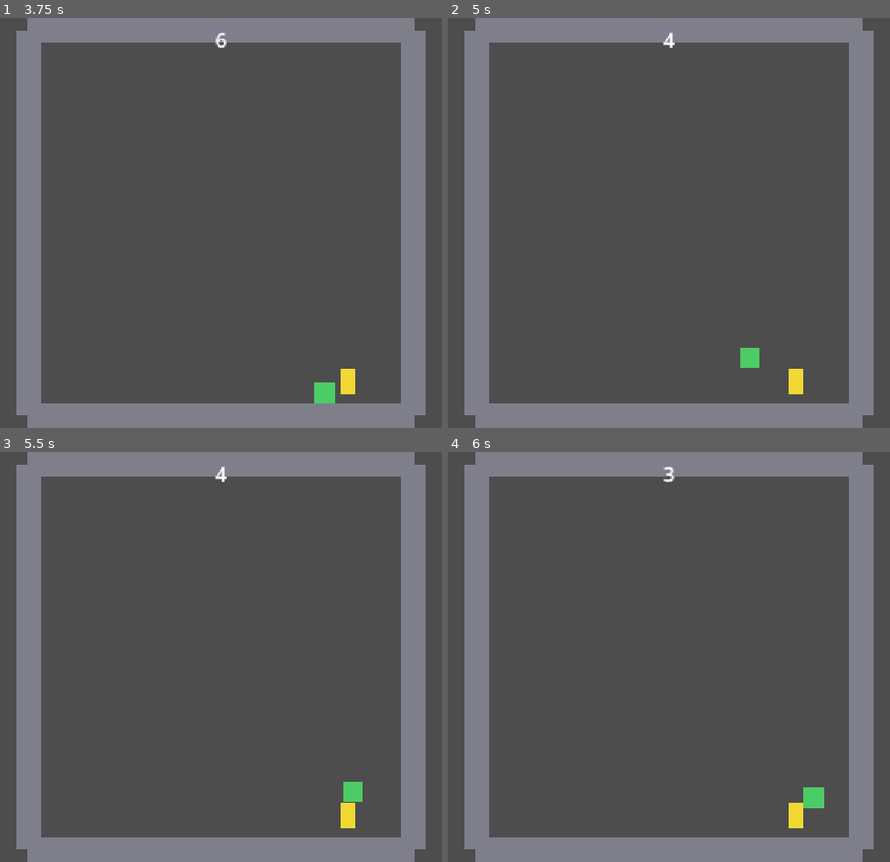
Above: before the commit, frames 1-4 (two rows, left to right).
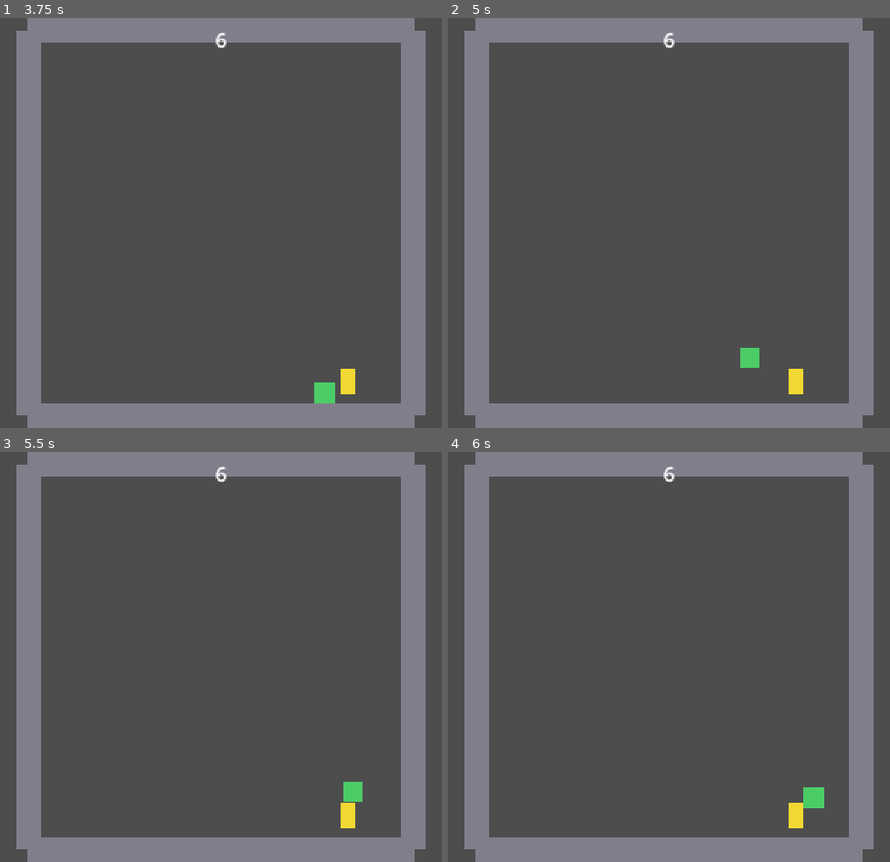
Above: after the commit, the same moments.

Repository: swan-eternal/clockwork
Game: Godot game, scene res://scenes/main.tscn
Two runs of this game, one before a commit and one after it. Both use one fixed random seed, a clock stepped at 60 frames per second and the inputs below.
Inputs:
- Up to frame 1 (3.75 s): tap Enter (ui_accept) at 0.5, 0.6, 0.77, 1.07, 1.35, 1.52, 1.82, 2.1, 2.85, 3.02, 3.32, 3.6 s; hold Right (ui_right) 0.53-2.03 s; hold Left (ui_left) 2.03-2.78 s; hold Right (ui_right) from 2.78 s (still down)
- Up to frame 2 (5 s): tap Enter (ui_accept) at 3.77, 4.07, 4.35, 4.52, 4.82 s; release Right (ui_right) at 4.28 s; hold Left (ui_left) from 4.28 s (still down)
- Up to frame 3 (5.5 s): release Left (ui_left) at 5.03 s; hold Right (ui_right) from 5.03 s (still down); tap Enter (ui_accept) at 5.1 s
- Up to frame 4 (6 s): release Right (ui_right) at 5.78 s; hold Left (ui_left) from 5.78 s (still down); tap Enter (ui_accept) at 5.85 s

Frame 1 is identical in both runs. In frame 2, less than 0.1% of the frame differs, in the area x 48-52%, y 3-8%; in frame 3, less than 0.1%; in frame 4, less than 0.1%.

Commit message:
Add level.gd orchestrator + clock pause for the win flow
level.gd sits on the Main node and catches Flag.player_won:
  1. Pauses the clock (halts rotation at the moment of victory).
  2. Awaits a fresh ui_accept press to acknowledge.
  3. Transitions to next_level_path via change_scene_to_file, or
     logs game-over if next_level_path is empty.

@export var next_level_path: String — set per-level on the
inherited scene (L1 -> L2, L2 -> L3, L3 -> '' for end).

clock_ui.gd gains a paused flag + pause()/resume() helpers. When
paused, _process returns early so the clock freezes in place and
no countdown_zero signal fires (so the world rotation also halts).

Attached level.gd to Main in main.tscn. next_level_path is empty
here so the win flow currently logs 'game over' after a confirm —
the L1/L2/L3 inherited scenes will set the real paths.

Death flow stubbed in comments — will be added when Player.died
is implemented (next on the backlog).

Diff:
--- a/scenes/main.tscn
+++ b/scenes/main.tscn
@@ -4,6 +4,7 @@
 [ext_resource type="PackedScene" path="res://scenes/clock_ui.tscn" id="2_clock"]
 [ext_resource type="Script" path="res://scripts/rotating_level_components.gd" id="3_rlc"]
 [ext_resource type="PackedScene" path="res://scenes/flag.tscn" id="4_flag"]
+[ext_resource type="Script" path="res://scripts/level.gd" id="5_level"]
 
 [sub_resource type="RectangleShape2D" id="RectangleShape2D_wall_h"]
 size = Vector2(608, 40)
@@ -12,6 +13,7 @@
 size = Vector2(40, 608)
 
 [node name="Main" type="Node2D"]
+script = ExtResource("5_level")
 
 [node name="RotatingLevelComponents" type="Node2D" parent="."]
 position = Vector2(576, 324)
--- a/scripts/clock_ui.gd
+++ b/scripts/clock_ui.gd
@@ -2,7 +2,7 @@
 ##
 ## Clockwork countdown clock — top-center Label that ticks down
 ## from `STARTING_SECONDS` to 0. When it hits 0, emits
-## `countdown_zero` (Task 4 will connect this to the rotation system).
+## `countdown_zero` (connected to RotatingLevelComponents for rotation).
 ##
 
 signal countdown_zero
@@ -10,6 +10,11 @@
 # Starting value. Default 10s per the jam concept. Tweak per-level
 # via the Inspector once we know what feels right.
 @export var STARTING_SECONDS := 10.0
+
+# When true, the clock freezes in place. Set during the win flow
+# so rotation halts at the moment of victory. Use pause()/resume()
+# or assign directly (`clock.paused = true`).
+@export var paused: bool = false
 
 @onready var _label: Label = $Label
 var _remaining: float
@@ -20,9 +25,14 @@
 	_update_label()
 
 func _process(delta: float) -> void:
+	# Frozen during win flow (and any future pause states). Rotation
+	# stops with us because RotatingLevelComponents only rotates on
+	# countdown_zero, which won't fire while we're frozen.
+	if paused:
+		return
+
 	# Cycle behavior — restart at STARTING_SECONDS after hitting zero
-	# so the clock visibly ticks during testing. Task 4 will replace
-	# this loop with the rotation trigger.
+	# so the clock visibly ticks during testing.
 	if _remaining <= 0.0:
 		_remaining = STARTING_SECONDS
 		_update_label()
@@ -39,3 +49,9 @@
 func _update_label() -> void:
 	# Display as integer seconds (no decimals).
 	_label.text = str(int(_remaining))
+
+func pause() -> void:
+	paused = true
+
+func resume() -> void:
+	paused = false
--- /dev/null
+++ b/scripts/level.gd
@@ -0,0 +1,47 @@
+extends Node2D
+##
+## Level orchestrator for Clockwork — sits on the root of a level scene.
+## Catches Flag.player_won and runs the win flow:
+##   1. Pause the clock so the world stops rotating.
+##   2. Wait for the player to press Space/Enter to continue.
+##   3. Transition to the next level (or end the game if no next).
+##
+## Death flow will be added when Player.died is implemented.
+##
+
+# Path to the next level scene. Empty = end of the game.
+# Set per-level via the Inspector on the inherited scene.
+@export var next_level_path: String = ""
+
+@onready var _flag: Area2D = $RotatingLevelComponents/Flag
+@onready var _clock: CanvasLayer = $ClockUI
+
+func _ready() -> void:
+	_flag.player_won.connect(_on_player_won)
+
+func _on_player_won() -> void:
+	# Pause the clock so rotation halts — the world freezes on the
+	# moment of victory. LevelCompleteUI will fade in here once we
+	# have that scene; for now we just log.
+	_clock.pause()
+	print("[level] player won — clock paused, waiting for input")
+
+	# Wait for the player to acknowledge before advancing.
+	# ui_accept is Space/Enter by default; works on gamepads too.
+	await _wait_for_confirm()
+
+	# Advance to the next level, or end the game if no next is set.
+	if next_level_path.is_empty():
+		print("[level] no next level set — game over (placeholder)")
+		# TODO: end-screen UI
+		return
+	get_tree().change_scene_to_file(next_level_path)
+
+func _wait_for_confirm() -> void:
+	# Wait for a fresh ui_accept press to advance. Leading await
+	# consumes any input that was processed on the same frame as the
+	# win (rare but possible — pressing Space AND touching the flag
+	# in the same frame would otherwise auto-advance immediately).
+	await get_tree().process_frame
+	while not Input.is_action_just_pressed("ui_accept"):
+		await get_tree().process_frame
Not shown, added: scripts/rotating_level_components.gd.uid
